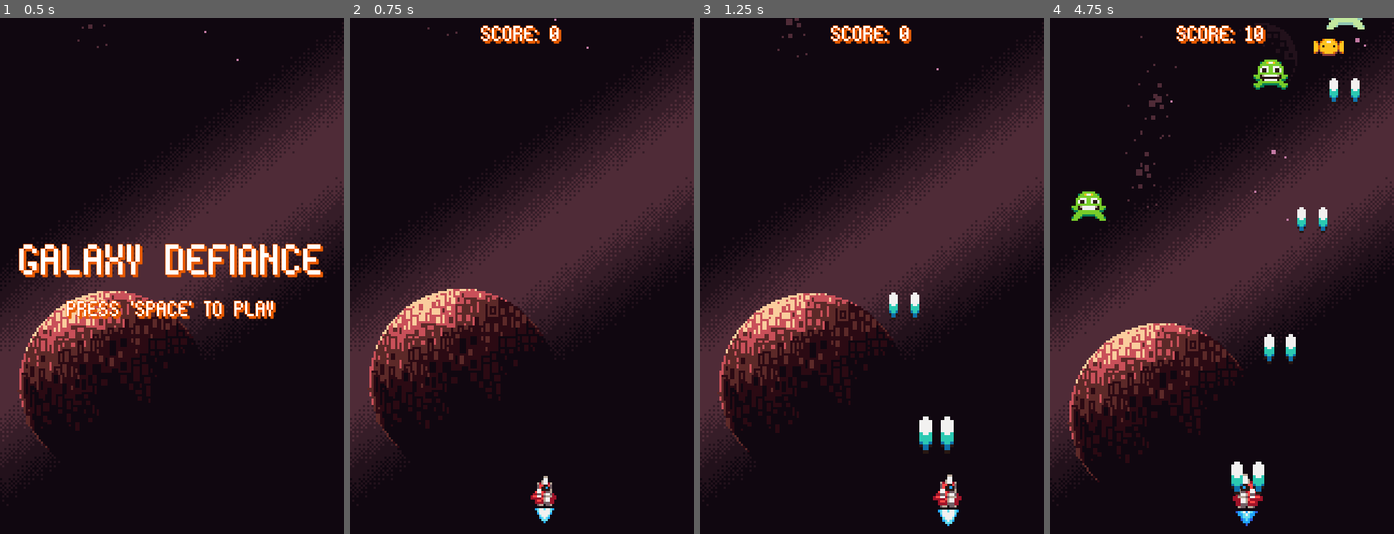
Above: before the commit, frames 1-4 (left to right).
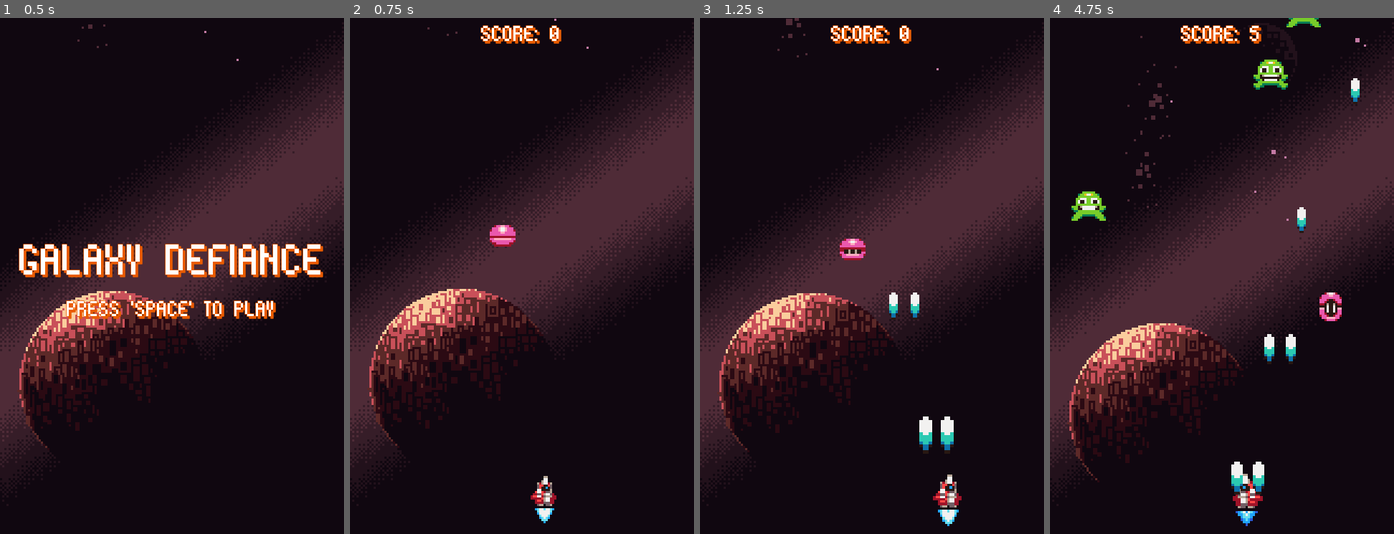
Above: after the commit, the same moments.

Repository: jordan95v/galaxy_defiance
Game: Godot game, scene res://scenes/ui/menu/menu.tscn
Two runs of this game, one before a commit and one after it. Both use one fixed random seed, a clock stepped at 60 frames per second and the inputs below.
Inputs:
- Up to frame 1 (0.5 s): no input
- Up to frame 2 (0.75 s): tap Space (space) at 0.5 s; hold D (bank_right) from 0.53 s (still down); hold Enter (enter) from 0.53 s (still down)
- Up to frame 3 (1.25 s): keep holding D (bank_right); keep holding Enter (enter)
- Up to frame 4 (4.75 s): release D (bank_right) at 1.28 s; release Enter (enter) at 1.28 s; hold A (bank_left) 1.28-2.03 s; tap Space (space) at 1.35, 2.85, 4.35 s; hold Enter (enter) 2.03-2.78 s; hold D (bank_right) 2.03-3.53 s; hold Enter (enter) 3.53-4.28 s; hold A (bank_left) from 3.53 s (still down)

Frame 1 is identical in both runs. In frame 2, 0.3% of the frame differs, in the area x 40-49%, y 40-45%; in frame 3, 0.3%; in frame 4, 1.6%, in the area x 36-92%, y 0-59%.

Commit message:
Added a pink enemy.

Diff:
--- a/scenes/game_objects/enemies/green_enemy.tscn
+++ b/scenes/game_objects/enemies/green_enemy/green_enemy.tscn
@@ -66,6 +66,7 @@
 }]
 
 [sub_resource type="CircleShape2D" id="CircleShape2D_o48gh"]
+radius = 9.0
 
 [sub_resource type="CircleShape2D" id="CircleShape2D_06wq5"]
 radius = 6.0
--- /dev/null
+++ b/scenes/game_objects/enemies/pink_enemy/pink_enemy.gd
@@ -0,0 +1,22 @@
+extends BasicEnemy
+
+enum State {GOING_DOWN, GOING_SIDE}
+var state: State = State.GOING_DOWN
+@onready var state_timer: Timer = $StateTimer
+@export var speed: int = 15
+
+
+func _ready() -> void:
+	super()
+	state_timer.timeout.connect(on_state_timer_timeout)
+
+
+func on_state_timer_timeout() -> void:
+	if state == State.GOING_DOWN:
+		move_component.velocity.y = 0
+		move_component.velocity.x = [-speed, speed].pick_random()
+		state = State.GOING_SIDE
+	else:
+		move_component.velocity.y = speed
+		move_component.velocity.x = 0
+		state = State.GOING_DOWN
--- /dev/null
+++ b/scenes/game_objects/enemies/pink_enemy/pink_enemy.tscn
@@ -0,0 +1,93 @@
+[gd_scene load_steps=15 format=3 uid="uid://bo2moqur4j3r4"]
+
+[ext_resource type="PackedScene" uid="uid://b4k0gmi0kq2da" path="res://scenes/game_objects/enemies/basic_enemy.tscn" id="1_spoid"]
+[ext_resource type="Script" path="res://scenes/game_objects/enemies/pink_enemy/pink_enemy.gd" id="2_isgq2"]
+[ext_resource type="PackedScene" uid="uid://brnaxmyooa7wh" path="res://scenes/components/bounce_border_component/bounce_border_component.tscn" id="3_klxw1"]
+[ext_resource type="Shader" path="res://resources/effects/flash_shader.gdshader" id="3_nfybv"]
+[ext_resource type="Texture2D" uid="uid://dpg5um6frvlbm" path="res://assets/pink_enemy.png" id="4_nsbx8"]
+
+[sub_resource type="ShaderMaterial" id="ShaderMaterial_tv6ke"]
+resource_local_to_scene = true
+shader = ExtResource("3_nfybv")
+shader_parameter/flash_color = Color(1, 1, 1, 1)
+shader_parameter/flash_pourcentage = 0.0
+
+[sub_resource type="AtlasTexture" id="AtlasTexture_u0feg"]
+atlas = ExtResource("4_nsbx8")
+region = Rect2(0, 0, 16, 16)
+
+[sub_resource type="AtlasTexture" id="AtlasTexture_i027u"]
+atlas = ExtResource("4_nsbx8")
+region = Rect2(16, 0, 16, 16)
+
+[sub_resource type="AtlasTexture" id="AtlasTexture_wto5r"]
+atlas = ExtResource("4_nsbx8")
+region = Rect2(32, 0, 16, 16)
+
+[sub_resource type="AtlasTexture" id="AtlasTexture_0hyl4"]
+atlas = ExtResource("4_nsbx8")
+region = Rect2(48, 0, 16, 16)
+
+[sub_resource type="AtlasTexture" id="AtlasTexture_7osg3"]
+atlas = ExtResource("4_nsbx8")
+region = Rect2(64, 0, 16, 16)
+
+[sub_resource type="SpriteFrames" id="SpriteFrames_57t0g"]
+animations = [{
+"frames": [{
+"duration": 1.0,
+"texture": SubResource("AtlasTexture_u0feg")
+}, {
+"duration": 1.0,
+"texture": SubResource("AtlasTexture_i027u")
+}, {
+"duration": 1.0,
+"texture": SubResource("AtlasTexture_wto5r")
+}, {
+"duration": 1.0,
+"texture": SubResource("AtlasTexture_0hyl4")
+}, {
+"duration": 1.0,
+"texture": SubResource("AtlasTexture_7osg3")
+}],
+"loop": true,
+"name": &"default",
+"speed": 8.0
+}]
+
+[sub_resource type="CircleShape2D" id="CircleShape2D_i6vhk"]
+radius = 9.0
+
+[sub_resource type="CircleShape2D" id="CircleShape2D_ov28v"]
+radius = 5.0
+
+[node name="PinkEnemy" instance=ExtResource("1_spoid")]
+script = ExtResource("2_isgq2")
+speed = 10
+points = 15
+
+[node name="MoveComponent" parent="." index="3"]
+velocity = Vector2(0, 15)
+
+[node name="HealthComponent" parent="." index="4"]
+health = 15
+
+[node name="BounceBorderComponent" parent="." index="6" node_paths=PackedStringArray("actor", "move_component") instance=ExtResource("3_klxw1")]
+actor = NodePath("..")
+move_component = NodePath("../MoveComponent")
+
+[node name="AnimatedSprite2D" parent="." index="8"]
+material = SubResource("ShaderMaterial_tv6ke")
+sprite_frames = SubResource("SpriteFrames_57t0g")
+autoplay = "default"
+frame_progress = 0.755134
+
+[node name="CollisionShape2D" type="CollisionShape2D" parent="HurtboxComponent" index="0"]
+shape = SubResource("CircleShape2D_i6vhk")
+
+[node name="CollisionShape2D" type="CollisionShape2D" parent="HitboxComponent" index="0"]
+shape = SubResource("CircleShape2D_ov28v")
+
+[node name="StateTimer" type="Timer" parent="." index="11"]
+wait_time = 2.0
+autostart = true
--- a/scenes/game_objects/enemies/yellow_enemy.tscn
+++ b/scenes/game_objects/enemies/yellow_enemy/yellow_enemy.tscn
@@ -1,7 +1,7 @@
 [gd_scene load_steps=12 format=3 uid="uid://dhka7myj6255w"]
 
 [ext_resource type="PackedScene" uid="uid://b4k0gmi0kq2da" path="res://scenes/game_objects/enemies/basic_enemy.tscn" id="1_2w1av"]
-[ext_resource type="Script" path="res://scenes/game_objects/enemies/yellow_enemy.gd" id="2_2mm4w"]
+[ext_resource type="Script" path="res://scenes/game_objects/enemies/yellow_enemy/yellow_enemy.gd" id="2_2mm4w"]
 [ext_resource type="Shader" path="res://resources/effects/flash_shader.gdshader" id="2_ylywx"]
 [ext_resource type="PackedScene" uid="uid://brnaxmyooa7wh" path="res://scenes/components/bounce_border_component/bounce_border_component.tscn" id="3_2yylr"]
 [ext_resource type="Texture2D" uid="uid://c0jr1pbmwrp68" path="res://assets/yellow_enemy.png" id="3_aey7k"]
@@ -35,6 +35,7 @@
 }]
 
 [sub_resource type="CircleShape2D" id="CircleShape2D_mr8ms"]
+radius = 9.0
 
 [sub_resource type="CircleShape2D" id="CircleShape2D_2o0tq"]
 radius = 5.0
--- a/scenes/game_objects/ship/ship.tscn
+++ b/scenes/game_objects/ship/ship.tscn
@@ -159,7 +159,7 @@
 }
 
 [sub_resource type="CircleShape2D" id="CircleShape2D_n8dnu"]
-radius = 6.0
+radius = 4.0
 
 [node name="Ship" type="Node2D"]
 script = ExtResource("1_5ip12")
--- a/scenes/main/main.tscn
+++ b/scenes/main/main.tscn
@@ -6,6 +6,7 @@
 [ext_resource type="PackedScene" uid="uid://6okjpf8xs4hc" path="res://scenes/ui/game_over_menu/game_over_menu.tscn" id="2_7s5fa"]
 [ext_resource type="PackedScene" uid="uid://digchsganjtu" path="res://scenes/managers/enemy_manager/enemy_manager.tscn" id="2_hf1x8"]
 [ext_resource type="PackedScene" uid="uid://btkw6h1cx5ce" path="res://scenes/ui/score_ui/score_ui.tscn" id="7_e5xst"]
+[ext_resource type="PackedScene" uid="uid://bo2moqur4j3r4" path="res://scenes/game_objects/enemies/pink_enemy/pink_enemy.tscn" id="7_flggg"]
 
 [node name="Main" type="Node2D"]
 script = ExtResource("1_vbwxv")
@@ -21,3 +22,7 @@
 position = Vector2(80, 220)
 
 [node name="ScoreUI" parent="." instance=ExtResource("7_e5xst")]
+
+[node name="PinkEnemy" parent="." instance=ExtResource("7_flggg")]
+position = Vector2(71, 98)
+speed = 30
--- a/scenes/managers/enemy_manager/enemy_manager.gd
+++ b/scenes/managers/enemy_manager/enemy_manager.gd
@@ -5,14 +5,17 @@
 @onready var spawn_component: SpawnComponent = $SpawnComponent
 @onready var green_enemy_timer: Timer = $GreenEnemyTimer
 @onready var yellow_enemy_timer: Timer = $YellowEnemyTimer
+@onready var pink_enemy_timer: Timer = $PinkEnemyTimer
 @export var green_enemy_scene: PackedScene
 @export var yellow_enemy_scene: PackedScene
+@export var pink_enemy_scene: PackedScene
 @export var margin: float = 10
 
 
 func _ready() -> void:
 	green_enemy_timer.timeout.connect(spawn_enemy.bind(green_enemy_scene))
 	yellow_enemy_timer.timeout.connect(spawn_enemy.bind(yellow_enemy_scene))
+	pink_enemy_timer.timeout.connect(spawn_enemy.bind(pink_enemy_scene))
 
 
 func spawn_enemy(scene: PackedScene) -> void:
--- a/scenes/managers/enemy_manager/enemy_manager.tscn
+++ b/scenes/managers/enemy_manager/enemy_manager.tscn
@@ -1,20 +1,26 @@
-[gd_scene load_steps=5 format=3 uid="uid://digchsganjtu"]
+[gd_scene load_steps=6 format=3 uid="uid://digchsganjtu"]
 
 [ext_resource type="Script" path="res://scenes/managers/enemy_manager/enemy_manager.gd" id="1_gy5et"]
 [ext_resource type="PackedScene" uid="uid://chfqqnuajer2b" path="res://scenes/components/spawn_component/spawn_component.tscn" id="2_ijtny"]
-[ext_resource type="PackedScene" uid="uid://dhka7myj6255w" path="res://scenes/game_objects/enemies/yellow_enemy.tscn" id="3_kqdb0"]
-[ext_resource type="PackedScene" uid="uid://qpl8dcagwouc" path="res://scenes/game_objects/enemies/green_enemy.tscn" id="3_rcwjl"]
+[ext_resource type="PackedScene" uid="uid://dhka7myj6255w" path="res://scenes/game_objects/enemies/yellow_enemy/yellow_enemy.tscn" id="3_kqdb0"]
+[ext_resource type="PackedScene" uid="uid://qpl8dcagwouc" path="res://scenes/game_objects/enemies/green_enemy/green_enemy.tscn" id="3_rcwjl"]
+[ext_resource type="PackedScene" uid="uid://bo2moqur4j3r4" path="res://scenes/game_objects/enemies/pink_enemy/pink_enemy.tscn" id="4_mm1sx"]
 
 [node name="EnemyManager" type="Node"]
 script = ExtResource("1_gy5et")
 green_enemy_scene = ExtResource("3_rcwjl")
 yellow_enemy_scene = ExtResource("3_kqdb0")
+pink_enemy_scene = ExtResource("4_mm1sx")
 
 [node name="GreenEnemyTimer" type="Timer" parent="."]
 autostart = true
 
 [node name="YellowEnemyTimer" type="Timer" parent="."]
-wait_time = 3.0
+wait_time = 5.0
+autostart = true
+
+[node name="PinkEnemyTimer" type="Timer" parent="."]
+wait_time = 10.0
 autostart = true
 
 [node name="SpawnComponent" parent="." instance=ExtResource("2_ijtny")]
Binary file added: assets/pink_enemy.png
Not shown, added: assets/pink_enemy.png.import
Renamed: scenes/game_objects/enemies/yellow_enemy.gd -> scenes/game_objects/enemies/yellow_enemy/yellow_enemy.gd
Not shown: 1 places in scenes/main/main.tscn that only renumber resources
